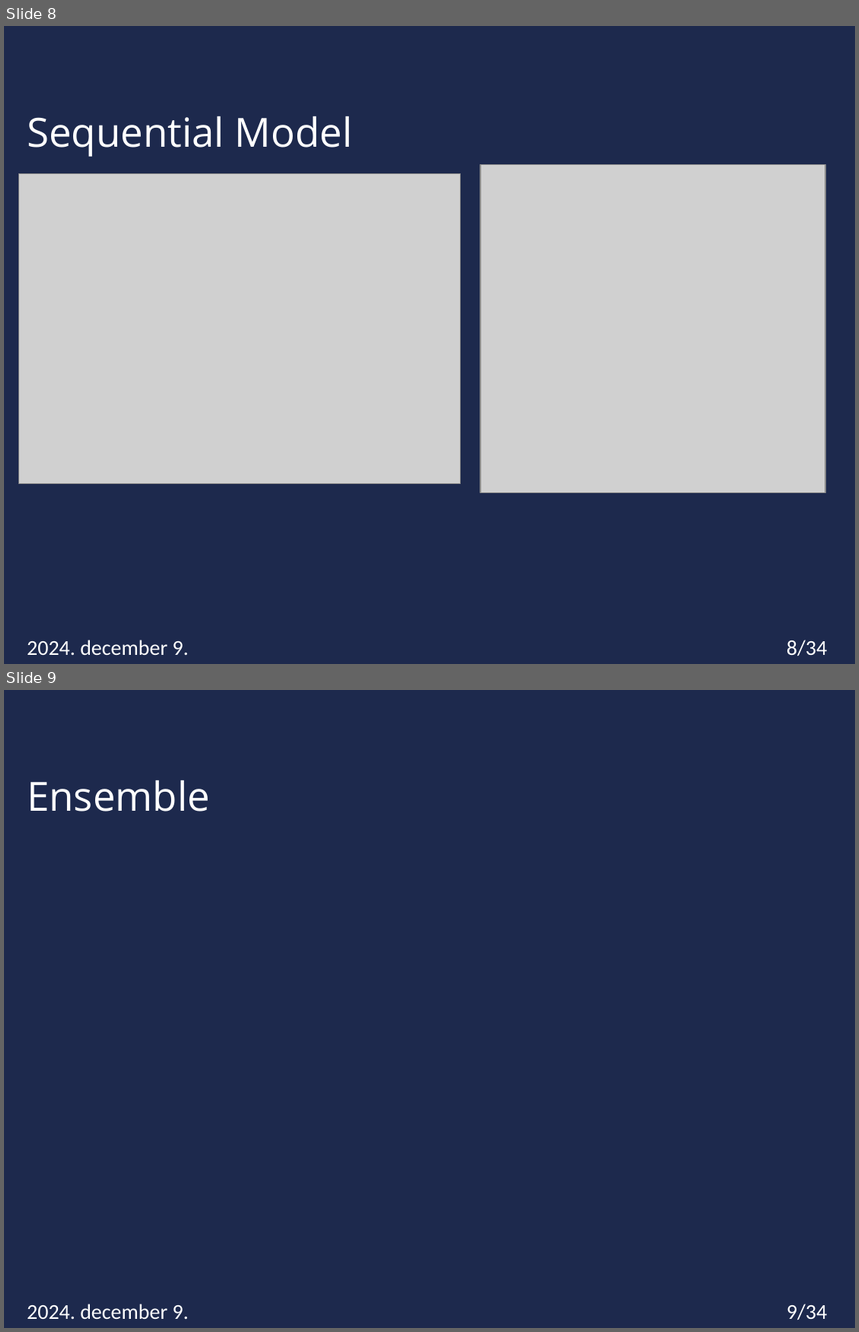
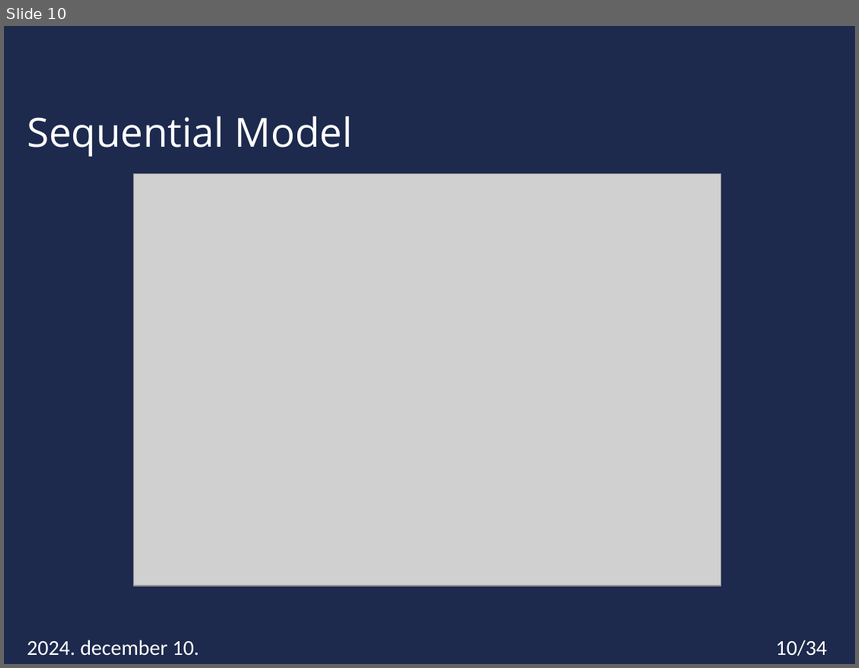
Before and after one commit to Miskota/Kaggle-laptop, a slide deck: laptop_regression.pptx. Shown one above the other, each under a label of ours: slides 8 and 9 before the commit, slide 10 after it. The pictures are 859x1332 and 859x668 pixels, drawn with LibreOffice and Linux fonts; fonts in the diff are those of the drawing; grey boxes stand for pictures; background and template pictures are left out. Boxes give left, top, right and bottom in pixels: in the first picture for what was removed or moved away, otherwise in the second. Text is boxed around its words. In the diff, an @@ line names an element or a change of style, - is before the commit and + after.

```diff
--- a/laptop_regression.pptx
+++ b/laptop_regression.pptx
@@ slide 9 removed at [4, 690, 855, 1328], background #1D294D; not listed: 1 template element that a slide beside it also shows @@
@@ title removed at [27, 780, 210, 812] @@
-Ensemble
@@ page number removed at [787, 1304, 827, 1321] @@
-9/34
@@ what was slide 8 is now slide 10 @@
@@ slide 10 changed as well @@
@@ picture: place and size @@
-picture at [18, 173, 460, 484]
+picture at [133, 173, 721, 586]
@@ picture removed at [481, 165, 826, 493] @@
@@ text at [27, 640, 199, 655]: text changed @@
-2024. december 9.
+2024. december 10.
@@ page number at [776, 640, 827, 657]: text changed @@
-8/34
+10/34
```
Also in this commit, not shown: 6 other slides changed, 5 slides added, 1 other slide removed, 7 other files.
